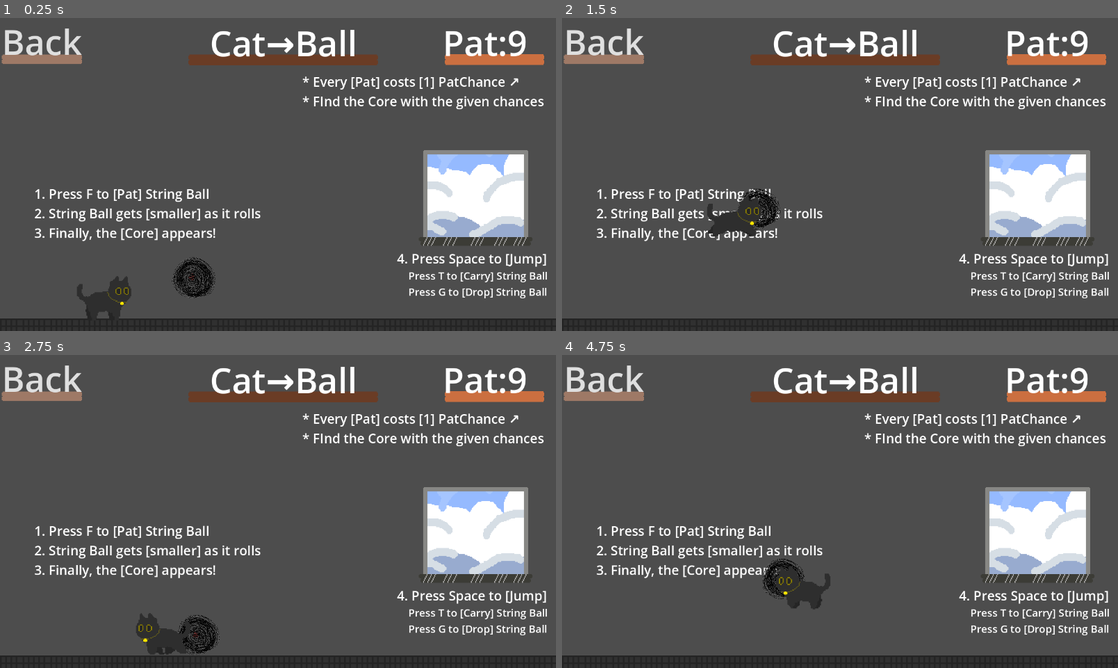
Above: before the commit, frames 1-4 (two rows, left to right).
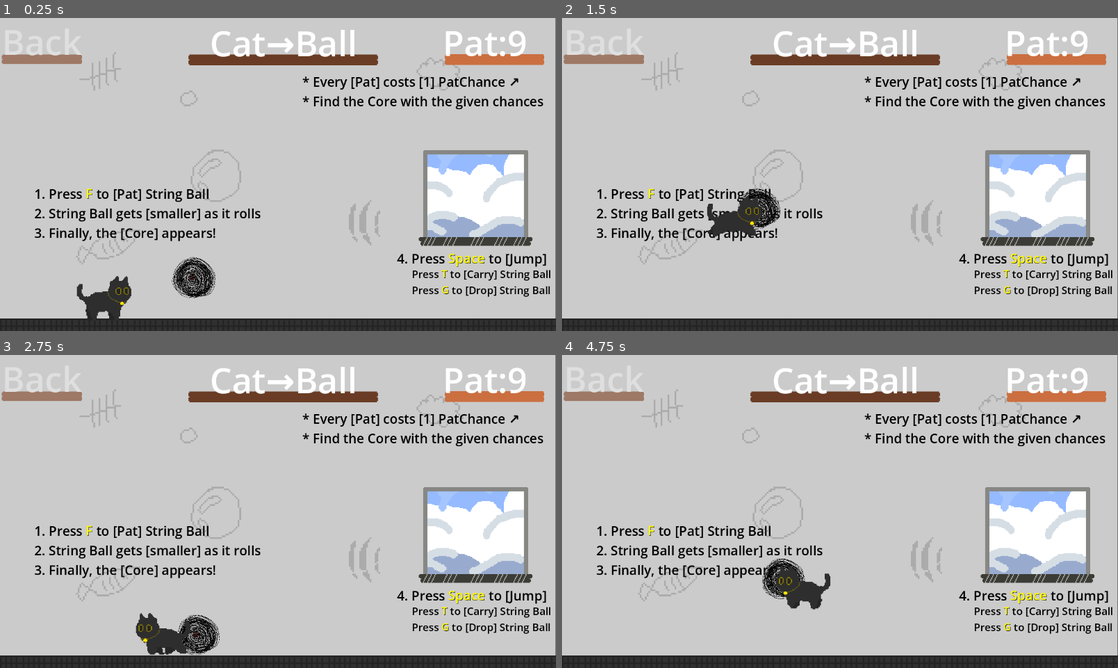
Above: after the commit, the same moments.

Repository: lzcm729/cat-and-string-ball
Game: Godot game, scene res://Levels/level_1.tscn
The game is run twice, just before and just after one commit, with the same random seed, the same clock (stepped at 60 frames per second) and the same inputs. This scene is started directly instead of the project's main scene.
Inputs (mouse positions are in pixels of both pictures, inside the frame that each line leads up to):
- Up to frame 1 (0.25 s): no input
- Up to frame 2 (1.5 s): tap F (hit) at 0.5, 0.6, 1.25 s; move the mouse to (962, 158) at 0.52 s; hold Right (move_right) from 0.53 s (still down); click (962, 158) at 0.67 s; tap Space (jump) at 0.77 s; move the mouse to (728, 190) at 1.27 s; tap T at 1.35 s
- Up to frame 3 (2.75 s): tap Space (jump) at 1.52 s; tap F (hit) at 2 s; move the mouse to (333, 442) at 2.02 s; release Right (move_right) at 2.03 s; hold Left (move_left) from 2.03 s (still down); tap G at 2.1 s
- Up to frame 4 (4.75 s): tap F (hit) at 2.75, 3.5, 3.6, 4.25 s; move the mouse to (812, 574) at 2.77 s; release Left (move_left) at 2.78 s; hold Right (move_right) 2.78-4.28 s; tap Q at 2.85 s; click (812, 574) at 2.92 s; tap Space (jump) at 3.02, 3.77, 4.52 s; move the mouse to (1006, 558) at 3.52 s; move the mouse to (673, 464) at 4.27 s; hold Left (move_left) from 4.28 s (still down); tap T at 4.35 s

The runs differ from the first frame. In frame 1, 85% of the frame differs, in the area x 0-100%, y 0-96%; in frame 2, 85%; in frame 3, 85%; in frame 4, 85%.

Commit message:
关卡14

Diff:
--- a/Levels/Level_4/level_4.tscn
+++ b/Levels/Level_4/level_4.tscn
@@ -104,6 +104,24 @@
 scale = Vector2(1, 16.52)
 shape = SubResource("RectangleShape2D_xvb80")
 
+[node name="Label" type="Label" parent="."]
+offset_left = 957.0
+offset_top = 623.0
+offset_right = 1243.0
+offset_bottom = 665.0
+theme_override_colors/font_color = Color(0.0980392, 0.360784, 0.619608, 0.694118)
+theme_override_font_sizes/font_size = 30
+text = "Press UP↑ to [Swim]"
+
+[node name="Label2" type="Label" parent="."]
+offset_left = 1041.0
+offset_top = 621.0
+offset_right = 1096.0
+offset_bottom = 663.0
+theme_override_colors/font_color = Color(1, 1, 1, 1)
+theme_override_font_sizes/font_size = 30
+text = "UP↑"
+
 [node name="window" type="Sprite2D" parent="."]
 position = Vector2(165, 250)
 texture = ExtResource("13_i6rwo")
--- a/Levels/level_1.tscn
+++ b/Levels/level_1.tscn
@@ -1,6 +1,7 @@
-[gd_scene load_steps=9 format=3 uid="uid://b8b3p0ub10jc3"]
+[gd_scene load_steps=10 format=3 uid="uid://b8b3p0ub10jc3"]
 
 [ext_resource type="PackedScene" uid="uid://dpqb8ih1u4omf" path="res://Levels/vacant_room.tscn" id="1_0vh8p"]
+[ext_resource type="Texture2D" uid="uid://dkwvep7atv67i" path="res://UI/room_bg.png" id="1_6drhn"]
 [ext_resource type="PackedScene" uid="uid://bn4481xl7jj4g" path="res://GUI/main_control.tscn" id="1_eossy"]
 [ext_resource type="Texture2D" uid="uid://dvgsbtwqlna2g" path="res://Levels/Level_4/level_4_window.png" id="3_bve72"]
 [ext_resource type="TileSet" uid="uid://cfha1jbx7duy5" path="res://Levels/vacant_room.tres" id="4_p86rh"]
@@ -10,6 +11,10 @@
 [ext_resource type="PackedScene" uid="uid://dmrnndjc054qm" path="res://ChaosCore/ChaosCore.tscn" id="8_7ealb"]
 
 [node name="Level1" type="Node2D"]
+
+[node name="RoomBg" type="Sprite2D" parent="."]
+position = Vector2(639, 359)
+texture = ExtResource("1_6drhn")
 
 [node name="vacant_room" parent="." instance=ExtResource("1_0vh8p")]
 
@@ -33,18 +38,20 @@
 [node name="Label" type="Label" parent="."]
 offset_left = 79.0
 offset_top = 383.0
-offset_right = 931.0
+offset_right = 623.0
 offset_bottom = 515.0
+theme_override_colors/font_color = Color(0, 0, 0, 1)
 theme_override_font_sizes/font_size = 30
 text = "1. Press F to [Pat] String Ball
 2. String Ball gets [smaller] as it rolls
 3. Finally, the [Core] appears!"
 
 [node name="Label2" type="Label" parent="."]
-offset_left = 940.0
-offset_top = 576.0
-offset_right = 1342.0
-offset_bottom = 663.0
+offset_left = 948.0
+offset_top = 572.0
+offset_right = 1350.0
+offset_bottom = 659.0
+theme_override_colors/font_color = Color(0, 0, 0, 1)
 theme_override_font_sizes/font_size = 24
 text = "Press T to [Carry] String Ball
 Press G to [Drop] String Ball"
@@ -54,17 +61,55 @@
 offset_top = 125.0
 offset_right = 1210.0
 offset_bottom = 212.0
+theme_override_colors/font_color = Color(0, 0, 0, 1)
 theme_override_font_sizes/font_size = 30
 text = "* Every [Pat] costs [1] PatChance ↗
-* FInd the Core with the given chances"
+* Find the Core with the given chances"
 
 [node name="Label4" type="Label" parent="."]
 offset_left = 914.0
 offset_top = 532.0
 offset_right = 1260.0
 offset_bottom = 574.0
+theme_override_colors/font_color = Color(0, 0, 0, 1)
 theme_override_font_sizes/font_size = 30
 text = "4. Press Space to [Jump]"
+
+[node name="Label5" type="Label" parent="."]
+offset_left = 197.0
+offset_top = 382.0
+offset_right = 237.0
+offset_bottom = 424.0
+theme_override_colors/font_color = Color(1, 0.980392, 0, 1)
+theme_override_font_sizes/font_size = 30
+text = "F"
+
+[node name="Label6" type="Label" parent="."]
+offset_left = 1032.0
+offset_top = 531.0
+offset_right = 1117.0
+offset_bottom = 573.0
+theme_override_colors/font_color = Color(1, 0.980392, 0, 1)
+theme_override_font_sizes/font_size = 30
+text = "Space"
+
+[node name="Label7" type="Label" parent="."]
+offset_left = 1016.0
+offset_top = 571.0
+offset_right = 1042.0
+offset_bottom = 605.0
+theme_override_colors/font_color = Color(1, 0.980392, 0, 1)
+theme_override_font_sizes/font_size = 24
+text = "T"
+
+[node name="Label8" type="Label" parent="."]
+offset_left = 1016.0
+offset_top = 608.0
+offset_right = 1042.0
+offset_bottom = 642.0
+theme_override_colors/font_color = Color(1, 0.980392, 0, 1)
+theme_override_font_sizes/font_size = 24
+text = "G"
 
 [node name="StringBall" parent="." instance=ExtResource("5_dgxty")]
 position = Vector2(443, 567)
@@ -78,6 +123,7 @@
 [node name="ChaosCore" parent="." instance=ExtResource("8_7ealb")]
 position = Vector2(-4, -327)
 
+[connection signal="show_chaos_core" from="StringBall" to="ChaosCore" method="_on_string_ball_show_chaos_core"]
 [connection signal="cat_pat_ball" from="CatNew" to="main_control" method="_on_cat_cat_pat_ball"]
 [connection signal="eat_core" from="CatNew" to="main_control" method="_on_cat_eat_core"]
 
